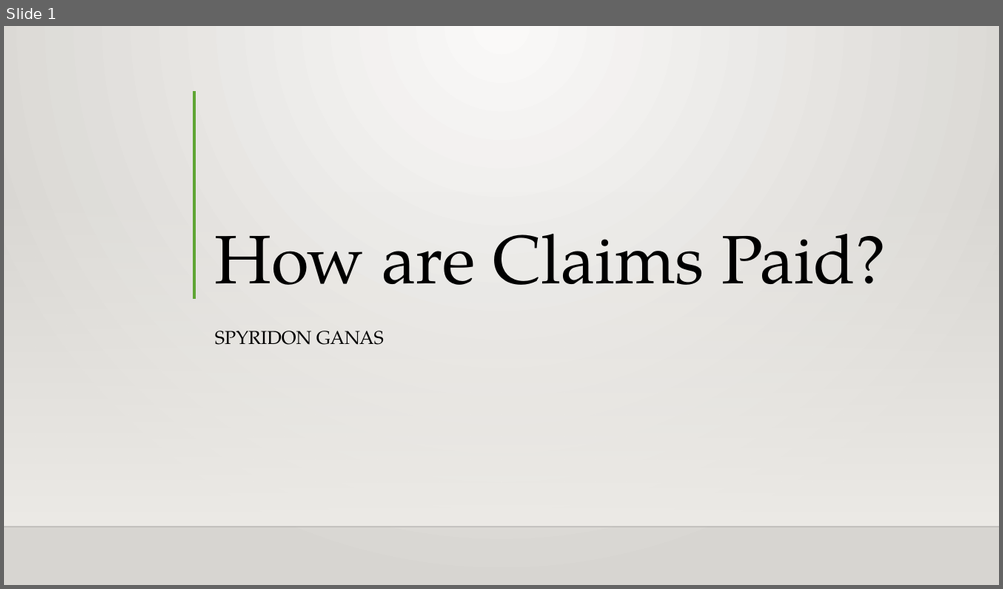
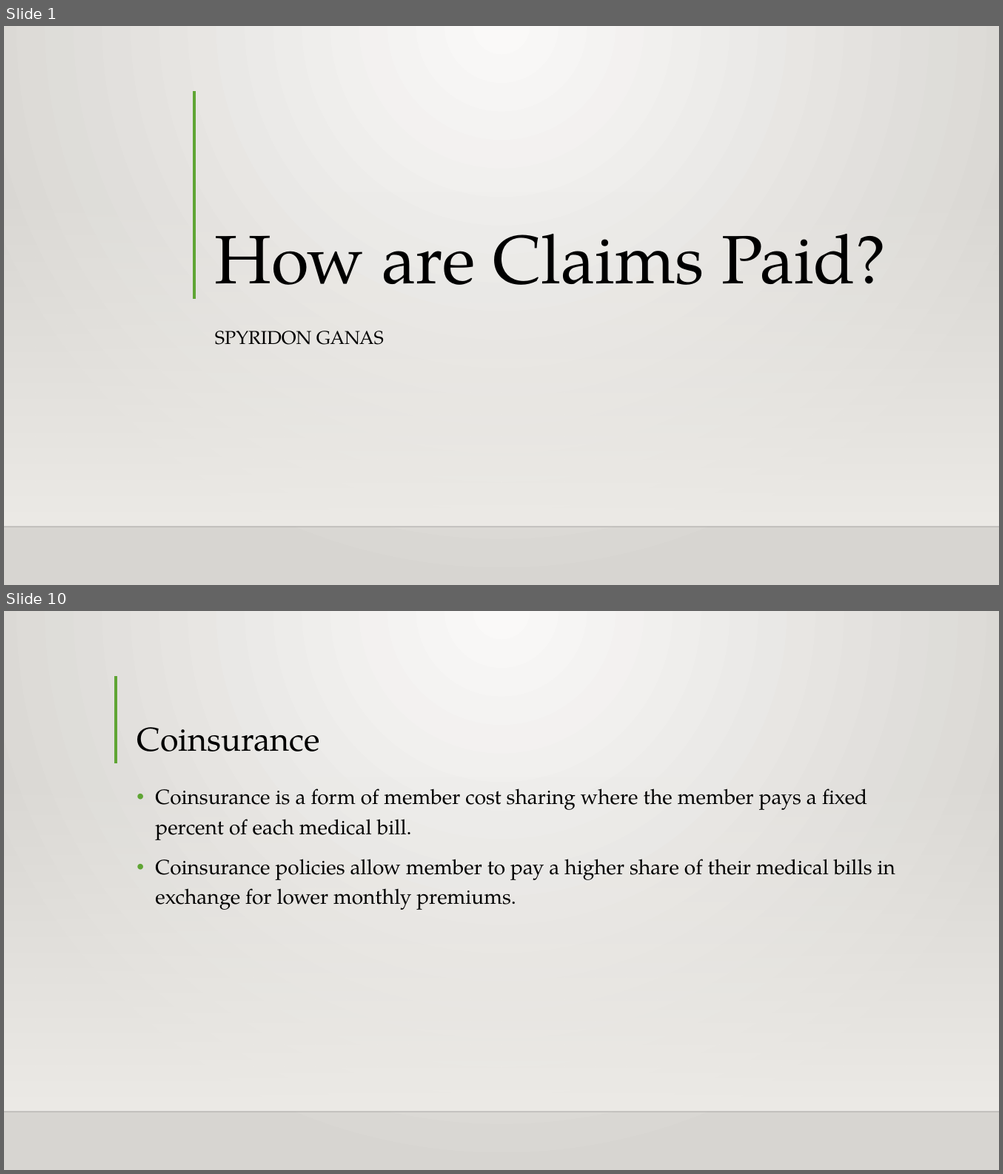
Before and after one commit to Intro-to-APCD/Intro-to-APCD.github.io, a slide deck: PowerPoints/Phase 3 - Claims Terminology/010 How are Claims Paid.pptx. Shown one above the other, each under a label of ours: slide 1 before the commit, slides 1 and 10 after it; the slides between them are not shown. The pictures are 1003x589 and 1003x1174 pixels, drawn with LibreOffice and Linux fonts; fonts in the diff are those of the drawing; background and template pictures are left out. Boxes give left, top, right and bottom in pixels: in the first picture for what was removed or moved away, otherwise in the second. Text is boxed around its words. In the diff, an @@ line names an element or a change of style, - is before the commit and + after.

```diff
--- a/PowerPoints/Phase 3 - Claims Terminology/010 How are Claims Paid.pptx
+++ b/PowerPoints/Phase 3 - Claims Terminology/010 How are Claims Paid.pptx
@@ slide 10 added at (4, 611, 999, 1170), background gradient #FAFAF9 to #D7D5D2; not listed: 2 template elements that a slide beside it also shows @@
@@ line added from (116, 676) to (116, 763), #5FA534 3 pt @@
@@ title added at (136, 727, 320, 752), 32 pt, text #000000 @@
+Coinsurance
@@ text added at (155, 789, 895, 910), 20 pt, text #000000 @@
+• Coinsurance is a form of member cost sharing where the member pays a fixed percent of each medical bill.
+• Coinsurance policies allow member to pay a higher share of their medical bills in exchange for lower monthly premiums.
```
Also in this commit, not shown: 2 slides changed, 8 other slides added, 9 slides removed.
